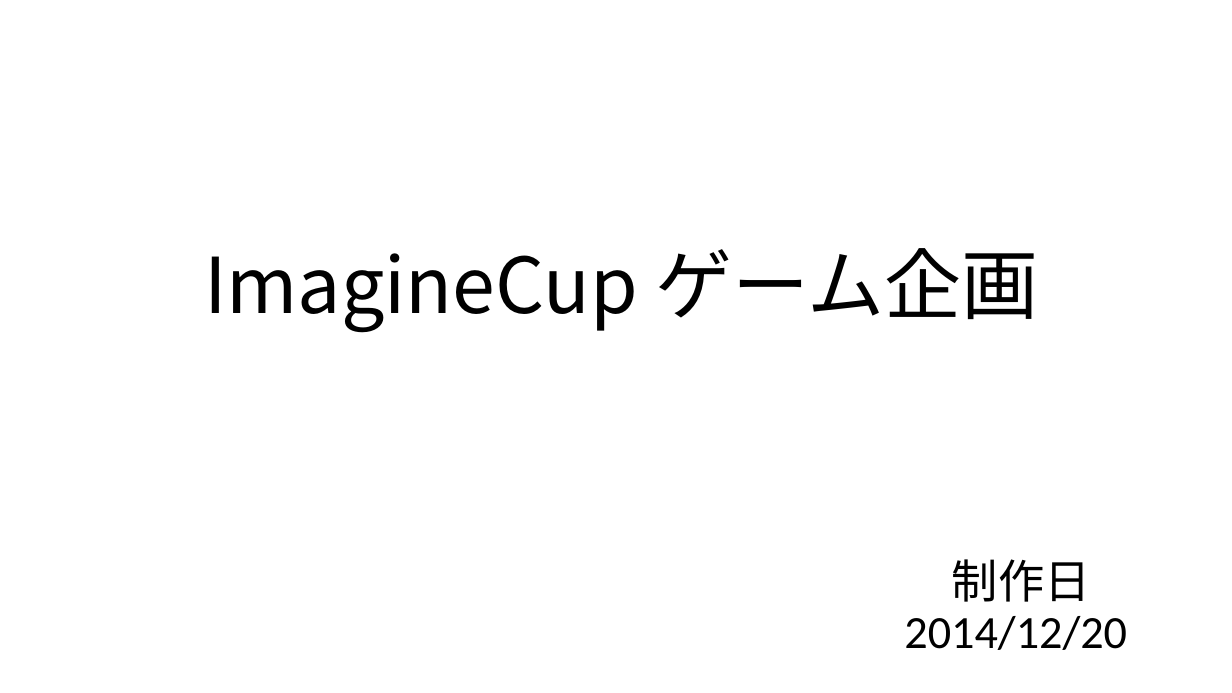
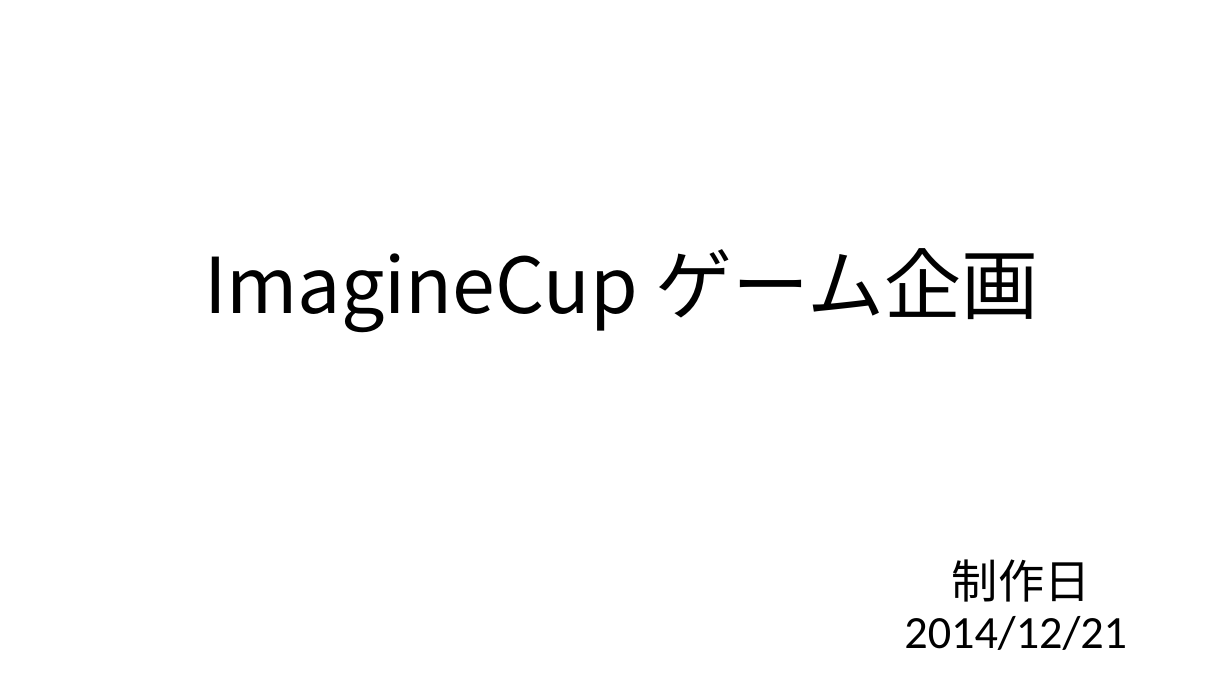
Before and after one commit to RewHiro/PicGather-Project, a slide deck: slide 1 of Doc/ゲーム企画書.pptx. Drawn at 1232x693 pixels with LibreOffice and Linux fonts; fonts in the diff are those of the drawing. Boxes give left, top, right and bottom in pixels: in the first picture for what was removed or moved away, otherwise in the second. Text is boxed around its words. In the diff, an @@ line names an element or a change of style, - is before the commit and + after.

Commit message:
企画内容を追加。内容 : 自然災害、CO2、雰囲気

```diff
--- a/Doc/ゲーム企画書.pptx
+++ b/Doc/ゲーム企画書.pptx
@@ subtitle at (904, 559, 1127, 650): text changed @@
-制作日 2014/12/20
+制作日 2014/12/21
```
Also in this commit, not shown: 2 other slides changed, 5 slides added, 1 other file.
